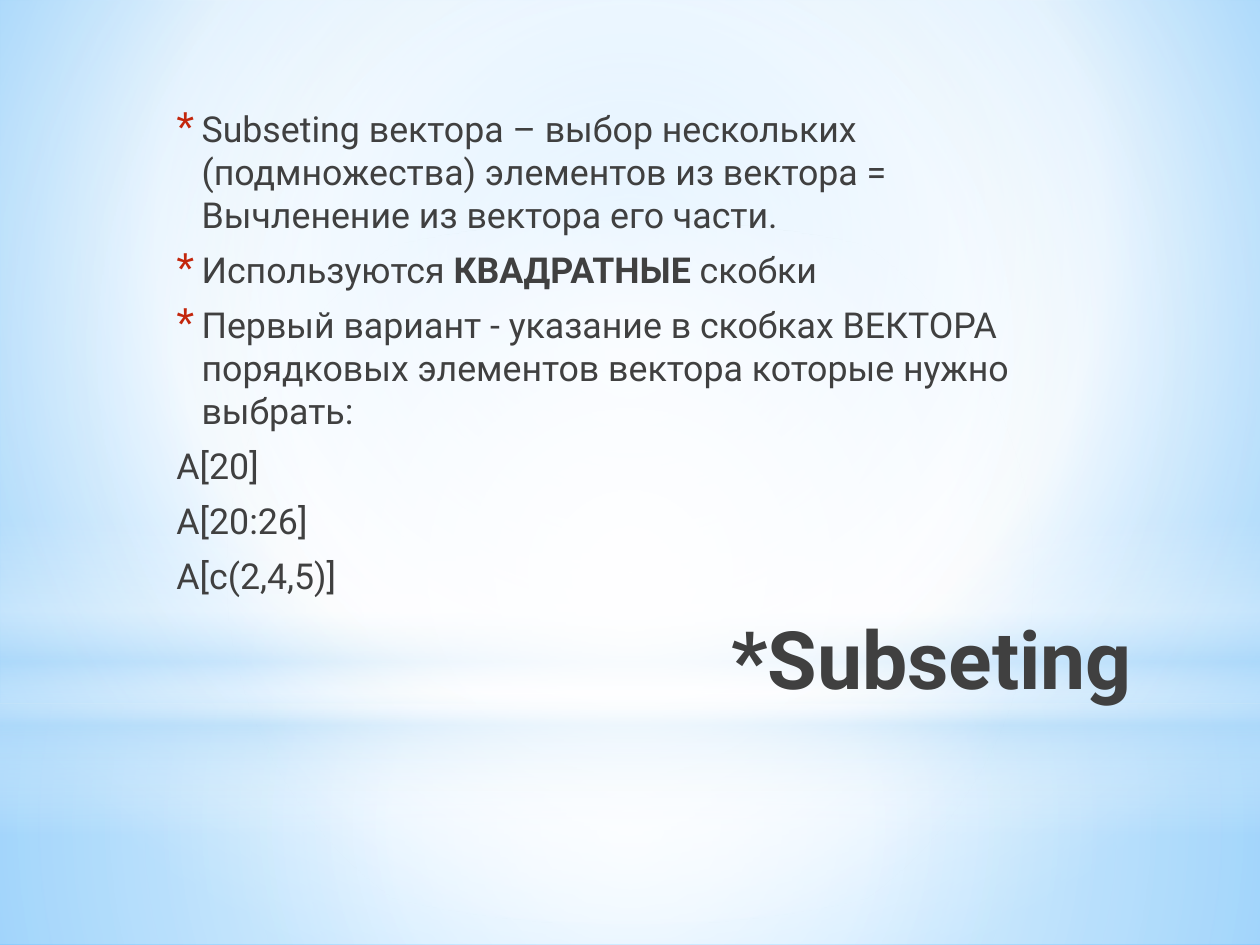
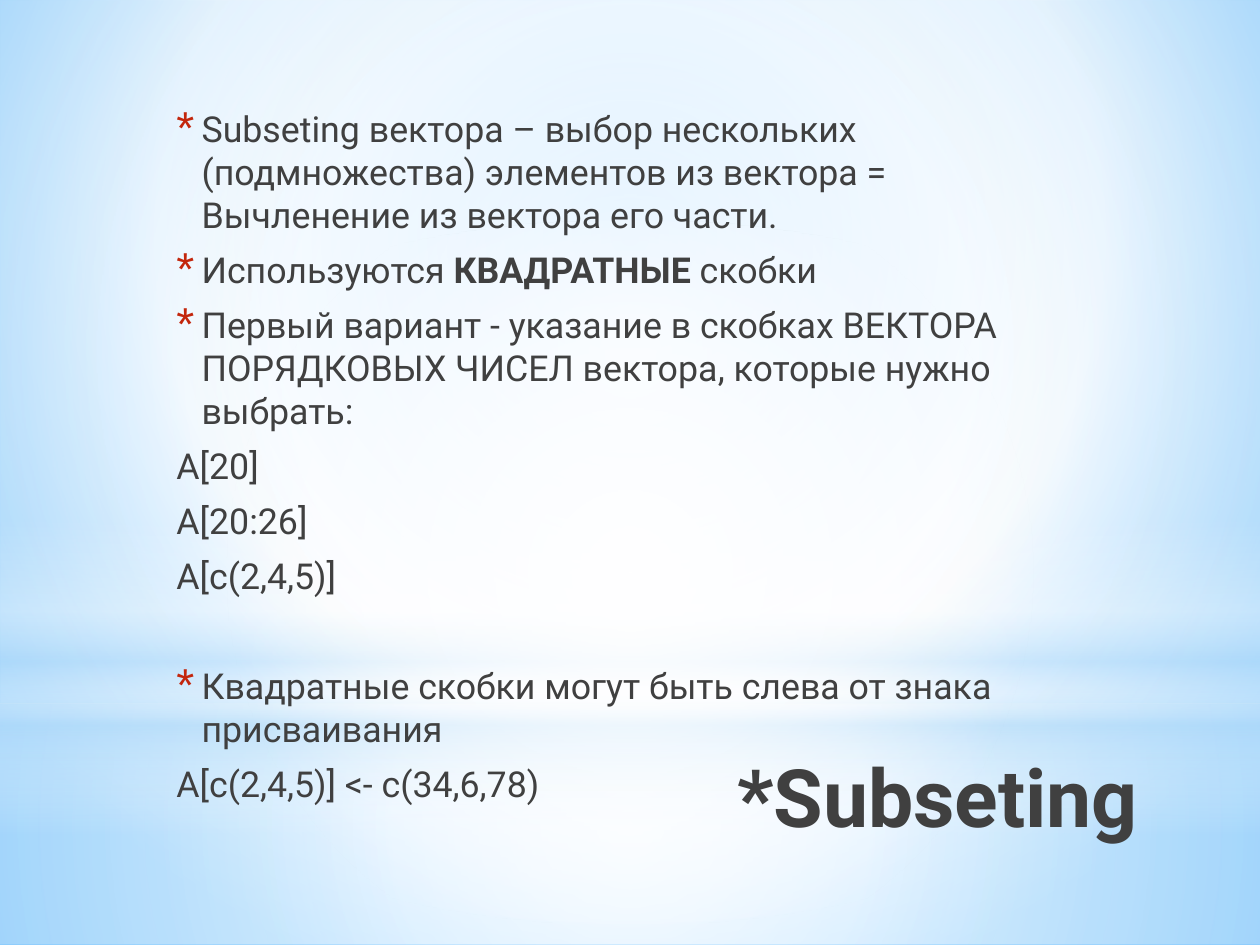
Before and after one commit to pletenev/Teaching-R, a slide deck: slide 13 of Введение в R.pptx. Drawn at 1260x945 pixels with LibreOffice and Linux fonts; fonts in the diff are those of the drawing. Boxes give left, top, right and bottom in pixels: in the first picture for what was removed or moved away, otherwise in the second. Text is boxed around its words. In the diff, an @@ line names an element or a change of style, - is before the commit and + after.

```diff
--- a/Введение в R.pptx
+++ b/Введение в R.pptx
@@ text at [202,311,997,432]: text changed @@
-* Первый вариант - указание в скобках ВЕКТОРА порядковых элементов вектора которые нужно выбрать:
+* Первый вариант - указание в скобках ВЕКТОРА ПОРЯДКОВЫХ ЧИСЕЛ вектора, которые нужно выбрать:
@@ text at [176,672,992,805]: paragraphs added @@
+* Квадратные скобки могут быть слева от знака присваивания
+A[c(2,4,5)] <- c(34,6,78)
@@ title "*Subseting": place and size @@
-title "*Subseting" at [731,628,1132,706]
+title "*Subseting" at [737,766,1138,844]
```
Also in this commit, not shown: 1 other slide changed, 1 other file.
